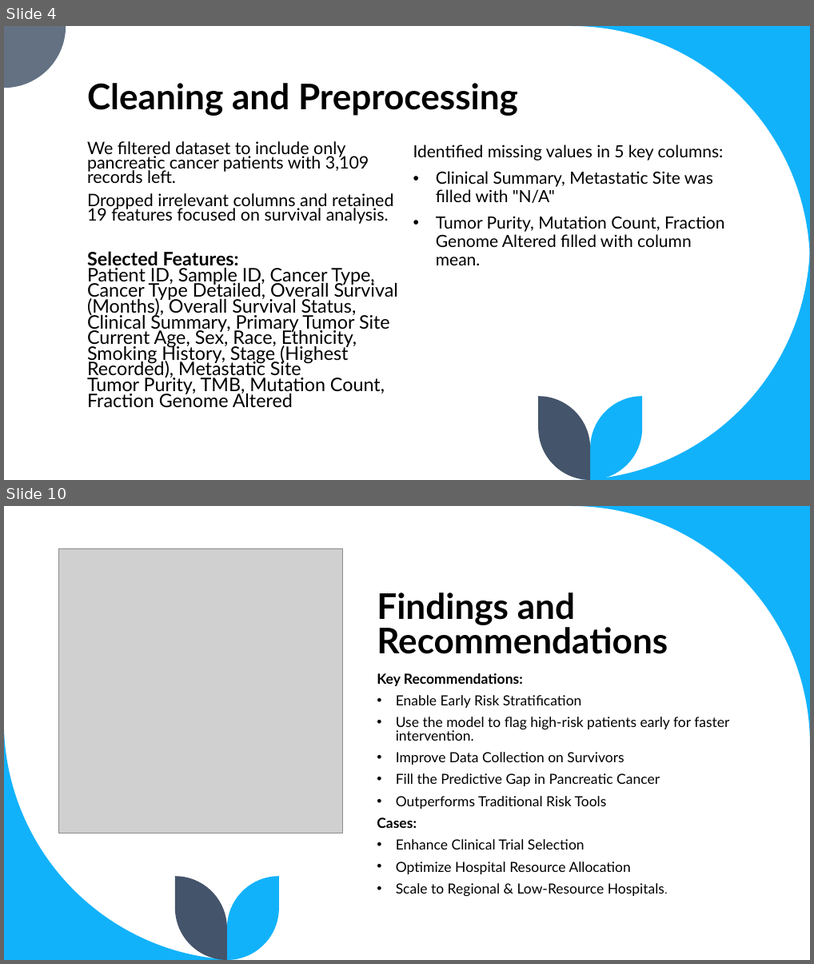
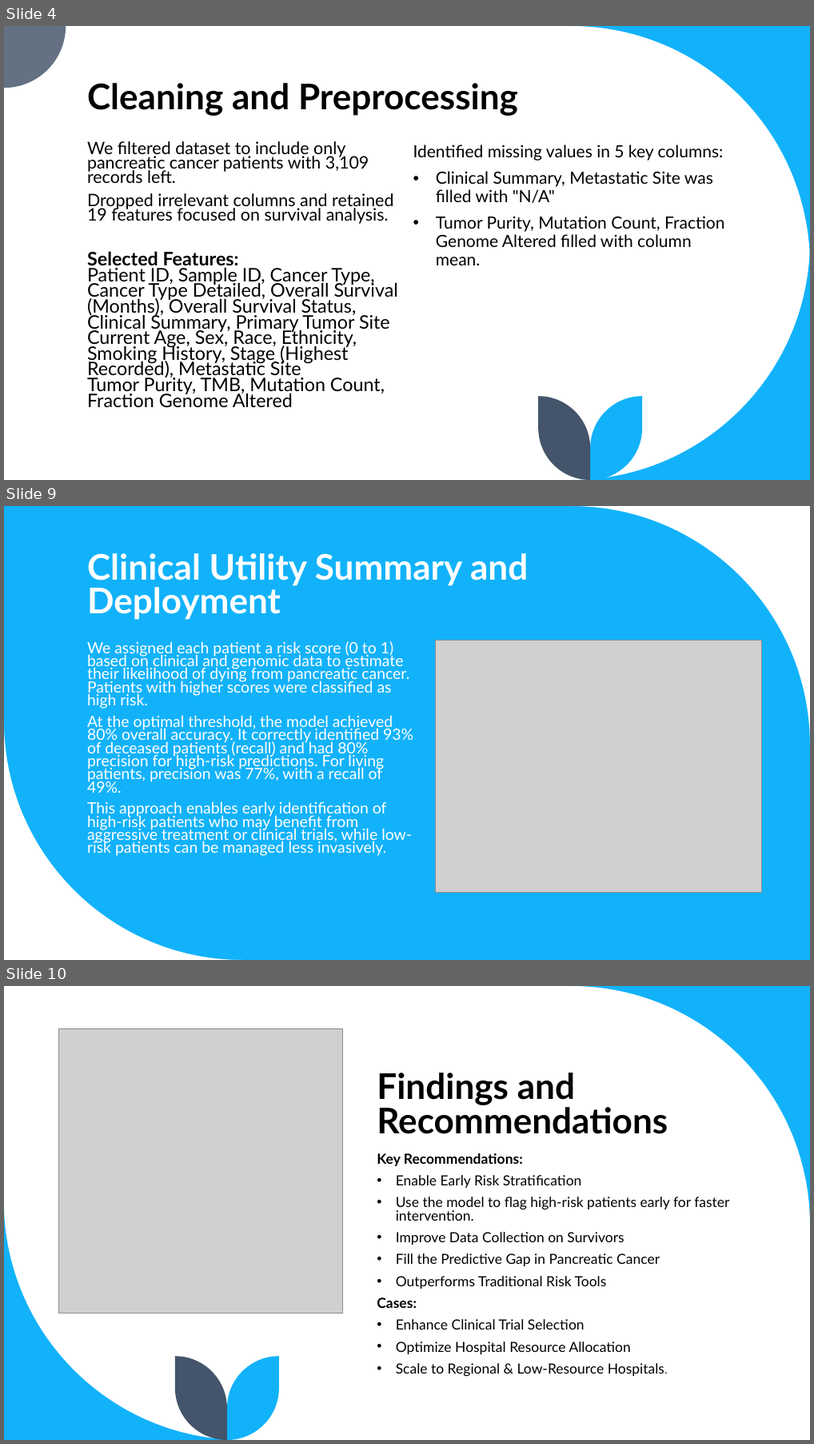
Before and after one commit to Tintin-dataObsessed/Pancreatic-Cancer-Survival-Prediction, a slide deck: Presentation.pptx. Shown one above the other, each under a label of ours: slides 4 and 10 before the commit, slides 4, 9 and 10 after it; the slides between them are not shown. The pictures are 814x964 and 814x1444 pixels, drawn with LibreOffice and Linux fonts; fonts in the diff are those of the drawing; grey boxes stand for pictures. Boxes give left, top, right and bottom in pixels: in the first picture for what was removed or moved away, otherwise in the second. Text is boxed around its words. In the diff, an @@ line names an element or a change of style, - is before the commit and + after.

```diff
--- a/Presentation.pptx
+++ b/Presentation.pptx
@@ slide 9 added at [4, 506, 810, 960], background #12B2FA @@
@@ freeform shape added at [571, 506, 810, 745], fill #FFFFFF @@
@@ title added at [87, 553, 528, 620], 42 pt, text #FFFFFF, bold @@
+Clinical Utility Summary and Deployment
@@ text added at [87, 641, 414, 856], 18.5 pt, text #FFFFFF @@
+We assigned each patient a risk score (0 to 1) based on clinical and genomic data to estimate their likelihood of dying from pancreatic cancer. Patients with higher scores were classified as high risk.
+At the optimal threshold, the model achieved 80% overall accuracy. It correctly identified 93% of deceased patients (recall) and had 80% precision for high-risk predictions. For living patients, precision was 77%, with a recall of 49%.
+This approach enables early identification of high-risk patients who may benefit from aggressive treatment or clinical trials, while low-risk patients can be managed less invasively.
@@ picture added at [436, 640, 762, 892] @@
@@ freeform shape added at [4, 720, 243, 960], fill #FFFFFF @@
```
Also in this commit, not shown: 3 slides changed, 2 other slides added, 3 slides removed.
